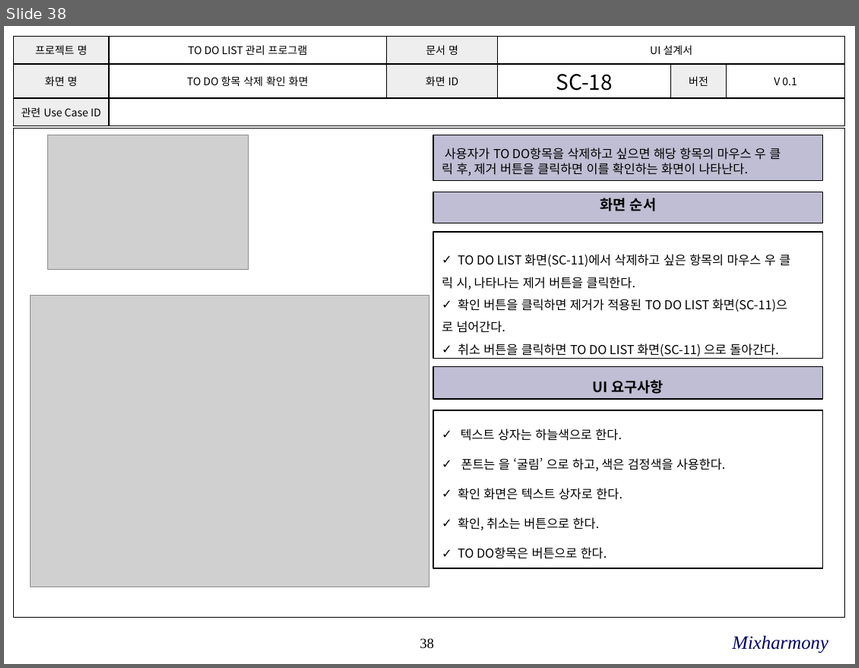
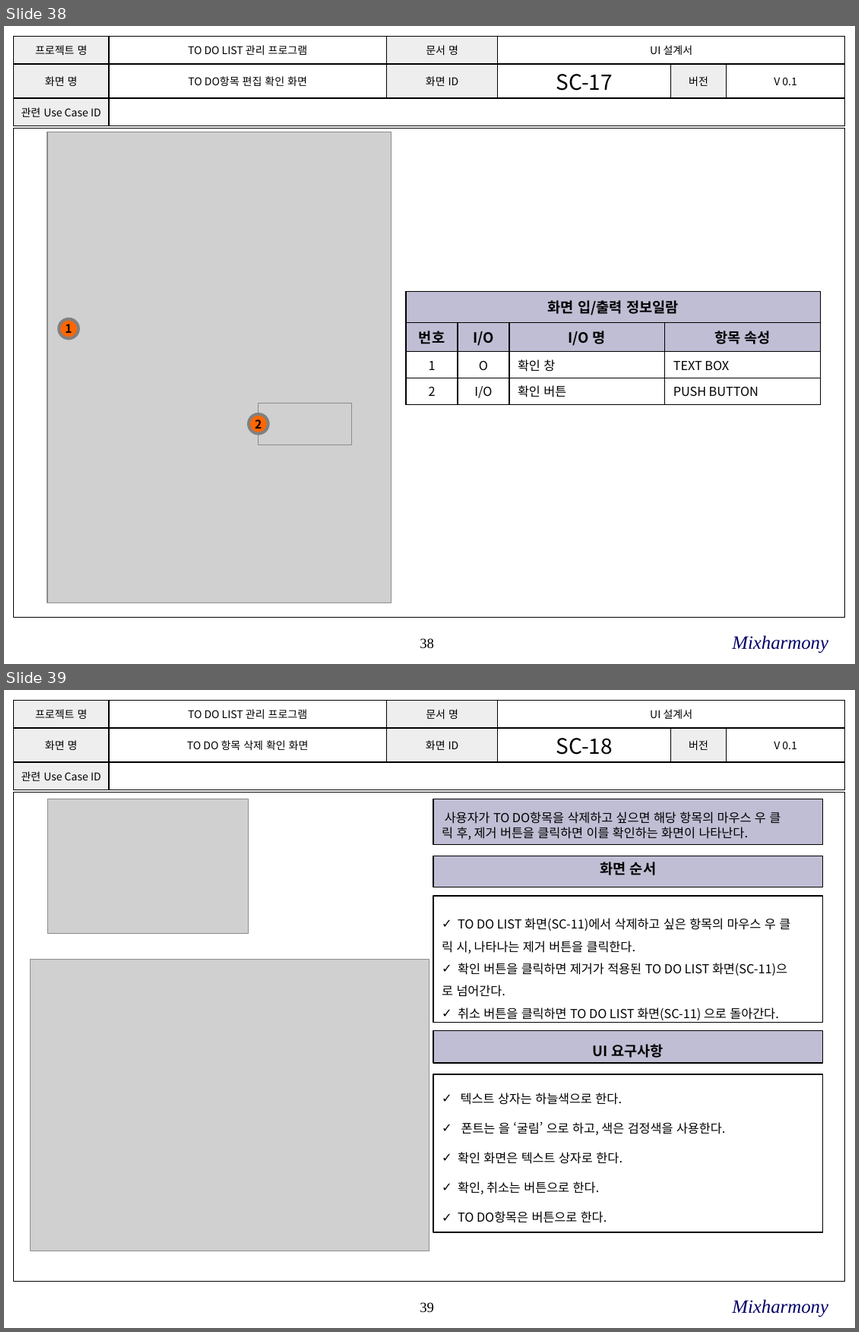
Before and after one commit to SE-admin/SE2017_2_mixharmony, a slide deck: doc/3_ 설계서/UI Design Template.pptx. Shown one above the other, each under a label of ours: slide 38 before the commit, slides 38 and 39 after it. The pictures are 859x668 and 859x1332 pixels, drawn with LibreOffice and Linux fonts; fonts in the diff are those of the drawing; grey boxes stand for pictures; background and template pictures are left out. Boxes give left, top, right and bottom in pixels: in the first picture for what was removed or moved away, otherwise in the second. Text is boxed around its words. In the diff, an @@ line names an element or a change of style, - is before the commit and + after.

Commit message:
#863 UI설계서 FINAL MODIFIED

```diff
--- a/doc/3_ 설계서/UI Design Template.pptx
+++ b/doc/3_ 설계서/UI Design Template.pptx
@@ slide 38 added at [4, 26, 855, 664], background #FFFFFF; not listed: 2 template elements that a slide beside it also shows @@
@@ table added at [13, 36, 844, 120], 3 rows, 6 columns @@
+프로젝트 명 | TO DO LIST 관리 프로그램 | 문서 명 | UI 설계서 |  | 
+화면 명 | TO DO항목 편집 확인 화면 | 화면 ID | SC-17 | 버전 | V 0.1
+관련 Use Case ID |  |  |  |  | 
@@ picture added at [47, 132, 392, 603] @@
@@ table added at [406, 291, 821, 401], 4 rows, 4 columns @@
+화면 입/출력 정보일람 |  |  | 
+번호 | I/O | I/O 명 | 항목 속성
+1 | O | 확인 창 | TEXT BOX
+2 | I/O | 확인 버튼 | PUSH BUTTON
@@ ellipse added at [59, 319, 79, 338], fill #FF6600, outline #808080 2.5 pt, 10 pt, text #000000, bold @@
+1
@@ picture added at [259, 403, 352, 445] @@
@@ ellipse added at [248, 414, 268, 433], fill #FF6600, outline #808080 2.5 pt, 10 pt, text #000000, bold @@
+2
@@ text added at [732, 636, 829, 654], 16 pt, text #000066, italic @@
+Mixharmony
@@ what was slide 38 is now slide 39 @@
@@ page number at [420, 1303, 434, 1313]: text changed @@
-38
+39
```
Also in this commit, not shown: 7 slides changed, 1 other slide added.
